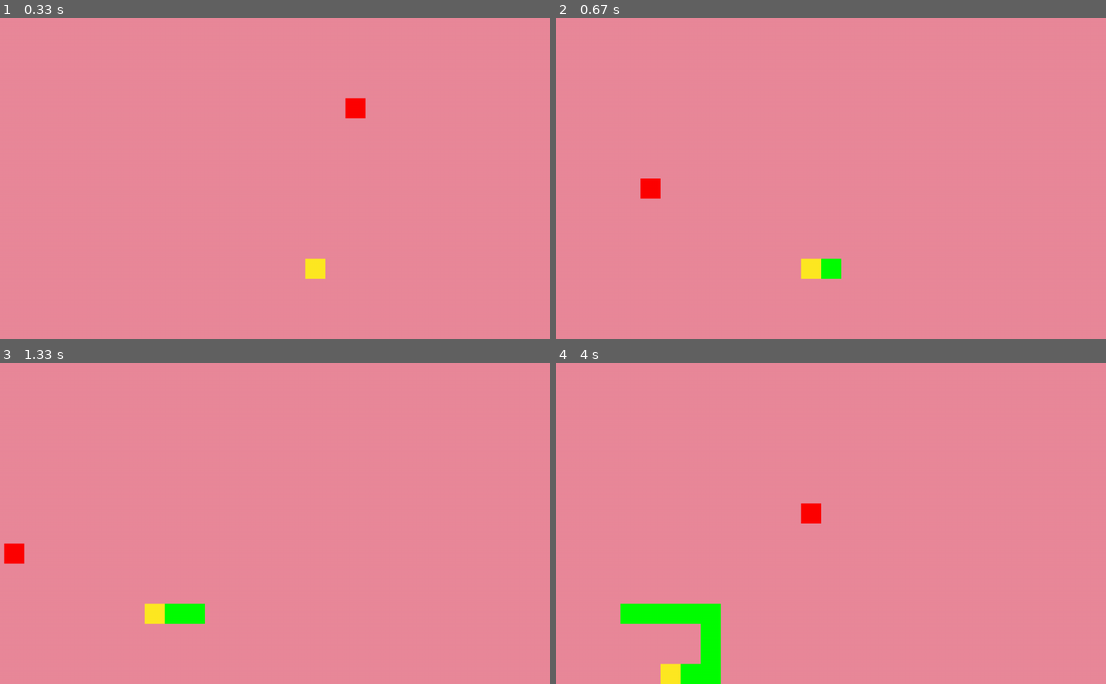
Above: before the commit, frames 1-4 (two rows, left to right).
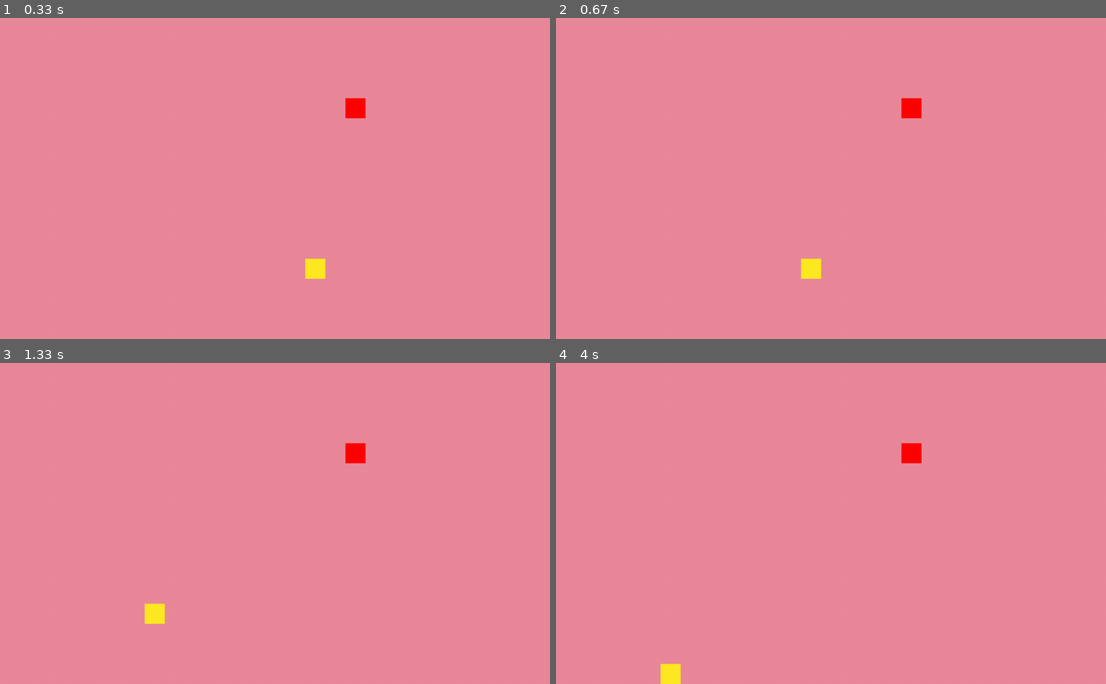
Above: after the commit, the same moments.

Repository: lya21Q/Curso_Python_pygame
Game: pygame game, started from snake_game/Version_08/Snake_game.py
Two runs of this game, one before a commit and one after it. Both use one fixed random seed, a clock stepped at 60 frames per second and the inputs below.
Inputs:
- Up to frame 1 (0.33 s): no input
- Up to frame 2 (0.67 s): hold Space from 0.33 s (still down); hold Left from 0.33 s (still down)
- Up to frame 3 (1.33 s): release Space at 0.87 s; release Left at 0.87 s; hold Left from 0.9 s (still down); tap Space at 0.97 s
- Up to frame 4 (4 s): release Left at 1.43 s; hold Down 1.47-1.8 s; tap Space at 1.53, 1.9, 2.33, 2.73, 3.1, 3.4, 3.8 s; hold Left 1.83-2.23 s; hold Up 2.27-2.63 s; hold Right 2.67-3.3 s; hold Down 3.33-3.7 s; hold Left from 3.73 s (still down)

Frame 1 is identical in both runs. In frame 2, 0.7% of the frame differs, in the area x 15-67%, y 24-82%; in frame 3, 1.0%; in frame 4, 2.6%, in the area x 11-67%, y 24-100%.

Commit message:
crear juego de la serpiente

Diff:
--- a/snake_game/Version_08/Configuration.py
+++ b/snake_game/Version_08/Configuration.py
@@ -7,6 +7,7 @@
     _game_title = "Snake game en pygame"
     _background = (234, 137, 154)
     _fps = 8 #fps del juego
+    _game_over_screen_time=4
 
     #Configuraciones de la serpiente
     #Que sea un divisor común con en screen size ⬇️
@@ -58,6 +59,15 @@
         :return:
         """
         return cls._fps
+
+    @classmethod
+    def get_game_over_screen_time(cls) -> int:
+        """
+        Getter para _fps
+        :return:
+        """
+        return cls._game_over_screen_time
+
     @classmethod
     def get_snake_block_size(cls) -> int:
         return cls._snake_block_size
--- a/snake_game/Version_08/Game_Funcionalities.py
+++ b/snake_game/Version_08/Game_Funcionalities.py
@@ -1,9 +1,11 @@
+import time
+
 import pygame
 from Configuration import Configurations
 from Snake  import  SnakeBlock
 from Apple import Apple
 
-def game_events(snake_body:pygame.sprite.Group,apples:pygame.sprite.Group) -> bool:
+def game_events() -> bool:
     """
     Función que administra fps en eventos del juego
     return: La bandera del fin del juego
@@ -43,17 +45,6 @@
                 SnakeBlock.set_is_moving_left(False)
                 SnakeBlock.set_is_moving_up(False)
                 SnakeBlock.set_is_moving_down(True)
-
-            if event.key == pygame.K_SPACE:
-                new_snake_block = SnakeBlock()
-                snake_body.add(new_snake_block)
-
-                new_apple=Apple()
-                new_apple.random_positions(snake_body)
-
-                #apples.empty()
-                apples.remove(apples.sprites()[0])
-                apples.add(new_apple)
 
     #Se regresa la bandera
     return game_over
@@ -103,10 +94,27 @@
 
     #e revisa la cndicion de la cabeza  conla serpiente con r
     screen_rect=screen.get_rect()
-
+    #borde de la pantalla
     if head.rect.right > screen_rect.right or head.rect.left < screen_rect.left or head.rect.bottom > screen_rect.bottom or head.rect.top < screen_rect.top:
         game_over=True
         return game_over
+    #Se revisan la condición de la cabeza de la serpiente con el cuerpo de la serpiente.
+    head_body_collisions=pygame.sprite.spritecollide(head,snake_body,dokill=False)
+
+    if len(head_body_collisions) > 1:
+        game_over=True
+
+    #SE revisa la condicion de la cabeza de la serpiente con la de la manzana
+    head_apples_collisions=pygame.sprite.spritecollide(head,apples,dokill=True)
+    if len(head_apples_collisions) > 0:
+        new_snake_block=SnakeBlock()#crea una nueva serpiente
+        new_snake_block.rect.x=snake_body.sprites()[-1].rect.x
+        new_snake_block.rect.y=snake_body.sprites()[-1].rect.y
+        snake_body.add(new_snake_block)#añade al bloque
+        new_apple=Apple()
+        new_apple.random_positions(snake_body)
+        apples.add(new_apple)
+    return game_over
 
 
 def screen_refresh(screen: pygame.surface.Surface,
@@ -129,3 +137,10 @@
 
     #Se controla la velocidad de FPS
     clock.tick(Configurations.get_fps())
+
+def game_over_screen()->None:
+    """
+    Función que muestra con la parte del fin del jugo
+    :return:
+    """
+    time.sleep(Configurations.get_game_over_screen_time())
--- a/snake_game/Version_08/Snake_game.py
+++ b/snake_game/Version_08/Snake_game.py
@@ -7,7 +7,7 @@
 """
 import pygame
 from Configuration import Configurations
-from Game_Funcionalities import game_events,snake_movement,screen_refresh,check_collision
+from Game_Funcionalities import game_events,snake_movement,screen_refresh,check_collision,game_over_screen
 from Snake import  SnakeBlock
 from pygame.sprite import Group
 
@@ -53,16 +53,22 @@
     #Ciclo principal de videojuego
     game_over = False
     while not game_over:
-        game_over = game_events(snake_body,apples)
+        game_over = game_events()
+        #Condicion de que cerro la ventana
+        if game_over:
+            break
 
         #Se administra el movimiento de la serpiente
         snake_movement(snake_body)
         #Se revisan las colisiones en el juego
         game_over=check_collision(screen,snake_body,apples)
+        #Si ha perdido el jugador se llama a la pantalla de fin de juego.
         #se revisan las condicones del juego
         check_collision(screen,snake_body,apples)
         #Se dibujan los elementos gráficos en la pantalla
         screen_refresh(screen, clock, snake_body,apples)
+        if game_over:
+            game_over_screen()
 
 #Se cierran los eventos
 pygame.quit()
